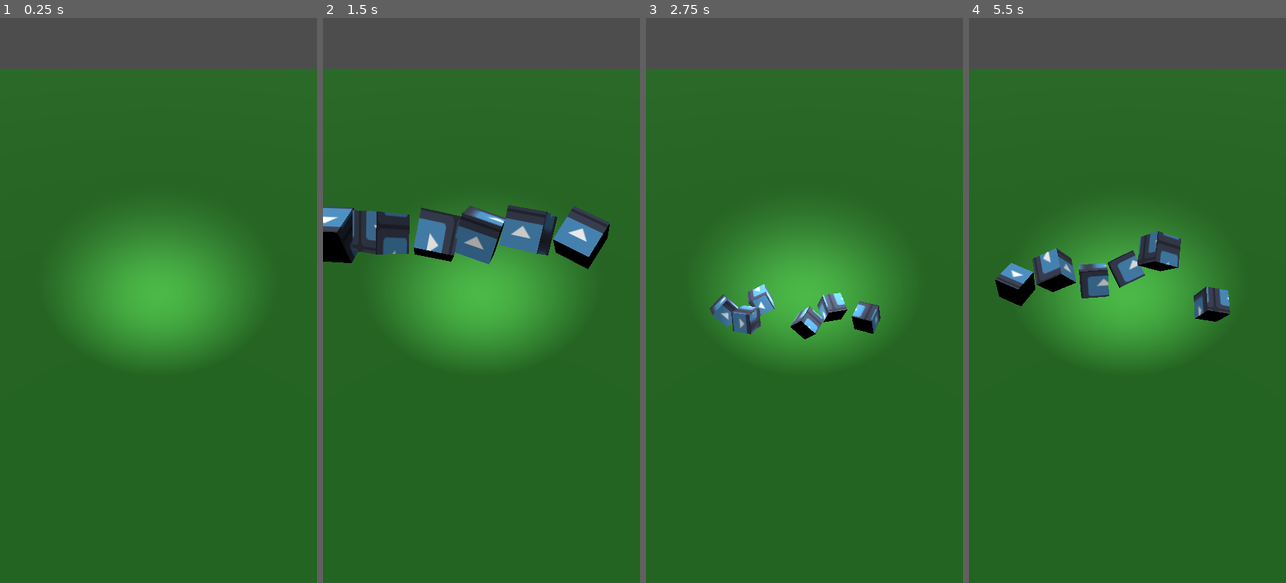
Above: before the commit, frames 1-4 (left to right).
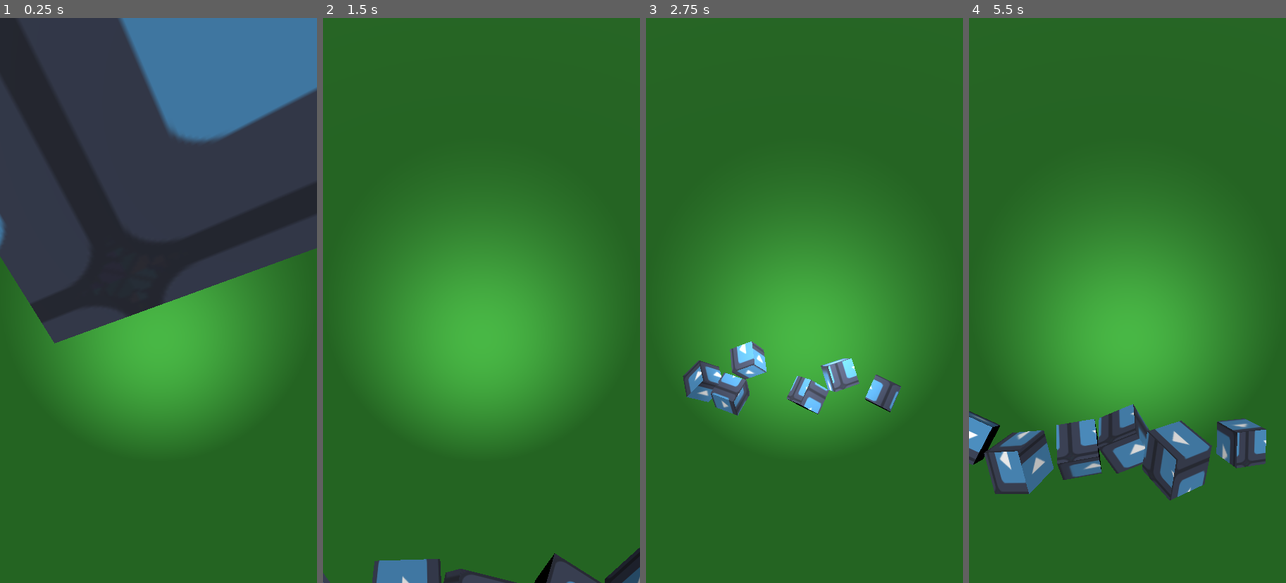
Above: after the commit, the same moments.

Repository: SocratesDz/Dice10K
Game: Godot game, scene res://game.tscn
Two runs of this game, one before a commit and one after it. Both use one fixed random seed, a clock stepped at 60 frames per second and the inputs below. The engine's default icon, where the game draws it, is replaced by a stand-in: a white triangle on a blue panel in a dark square.
Inputs:
- Up to frame 1 (0.25 s): no input
- Up to frame 2 (1.5 s): tap Space (throw) at 0.6, 1.35 s
- Up to frame 3 (2.75 s): tap Space (throw) at 2.1 s
- Up to frame 4 (5.5 s): tap Space (throw) every 0.75 s from 2.85 to 5.1 s

The runs differ from the first frame. In frame 1, 60% of the frame differs, in the area x 0-100%, y 0-75%; in frame 2, 29%; in frame 3, 23%; in frame 4, 31%.

Commit message:
feat: add scoring system.

Diff:
--- a/game.gd
+++ b/game.gd
@@ -59,12 +59,20 @@
 		if die_value:
 			dice_matches[die_value] += 1
 	print(dice_matches)
+
+	# DEBUG: Verify dice matches sum is six
 	var sum = 0
 	for key in dice_matches:
 		sum += dice_matches[key]
 	if sum != 6:
 		print("wrong outcome!")
-	return 0
+	# DEBUG_END
+
+	var n_of_a_kind = _n_of_a_kind(dice_matches)
+	var other_scores = _collective_score_kinds(dice_matches)
+	var total_score = [n_of_a_kind, other_scores].max()
+	print(total_score)
+	return total_score
 
 func _on_die_stopped():
 	stopped_dice += 1
@@ -75,3 +83,53 @@
 	if collided_with == floor:
 		die.thrown = true
 		die.body_entered.disconnect(_on_die_collided.bind(die))
+
+func _n_of_a_kind(dice_dict: Dictionary) -> int:
+	var double_trip_counter = 0
+	var double_trip_score = 0
+	for key in dice_dict:
+		var value = dice_dict[key]
+		match [key, value]:
+			[1, var n] when n >= 3:
+				return 1000*(2**(n-3))
+			[var m, var n] when n >= 3:
+				var score = 100*m*(n-2)
+				# Handle Double Trips when 2 sets of a 3 of a kind are hit.
+				if n == 3:
+					print("3 of a kind!")
+					double_trip_score += score
+					double_trip_counter += 1
+				if double_trip_counter == 2:
+					return (score + double_trip_score) * double_trip_counter
+				return score
+			_: pass
+	return 0
+
+func _collective_score_kinds(dice_dict: Dictionary) -> int:
+	var non_zero_matches = []
+	for die in dice_dict.values():
+		if die:
+			non_zero_matches.push_back(die)
+
+	non_zero_matches.sort()
+
+	match non_zero_matches:
+		[1, 1, 1, 1, 1, 1]:
+			print("Straight!")
+			return 1500 # Straight 1-6
+		[2, 2, 2]:
+			print("Three Pairs!")
+			return 1000 # Three Pairs
+		_: pass
+
+	var has_two = non_zero_matches.any(func(n): n == 2)
+	var has_three = non_zero_matches.any(func(n): n == 3)
+	if has_two and has_three: return 1500 # Full House
+
+	var singles = 0
+	if dice_dict[1] > 0:
+		singles += dice_dict[1] * 100 # Single 1's
+	if dice_dict[5] > 0:
+		singles += dice_dict[5] * 50 # Single 5's
+
+	return singles
--- a/game.tscn
+++ b/game.tscn
@@ -10,7 +10,7 @@
 [node name="Board" parent="." instance=ExtResource("1_854io")]
 
 [node name="Camera3D" type="Camera3D" parent="."]
-transform = Transform3D(1, 0, 0, 0, 0.62205, 0.782977, 0, -0.782977, 0.62205, 0, 2.50689, 2.12781)
+transform = Transform3D(1, 0, 0, 0, 0.261701, 0.965149, 0, -0.965149, 0.261701, 0, 2.50689, 0.483824)
 current = true
 
 [node name="DirectionalLight3D" type="SpotLight3D" parent="."]
--- a/project.godot
+++ b/project.godot
@@ -20,6 +20,8 @@
 window/size/viewport_width=720
 window/size/viewport_height=1280
 window/size/always_on_top=true
+window/size/window_width_override=360
+window/size/window_height_override=640
 window/stretch/mode="canvas_items"
 window/handheld/orientation=1
 
